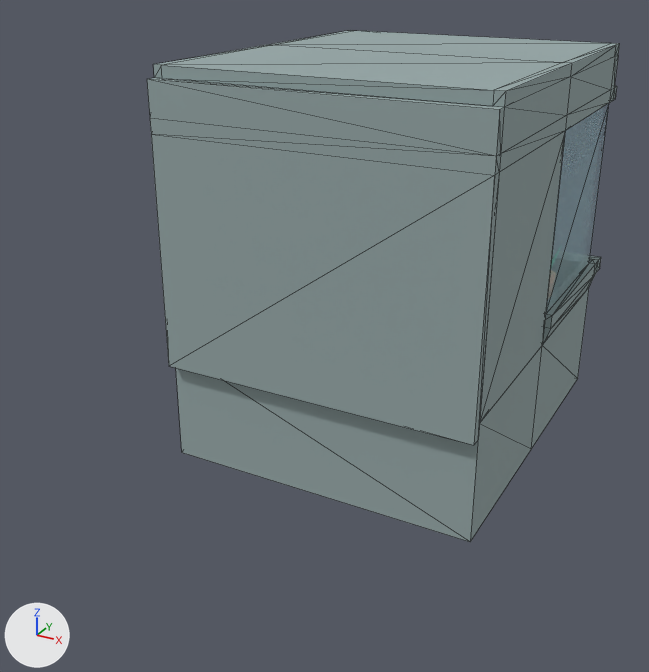
What one commit did to the glTF model public/crazytaxi/models/the_shop.glb.
Rendered twice from a 50 mm lens placed at (-4.32, -18.37, 4.03), pointed at (-7.52, -12.54, 1.11). Arrows for +X, +Y and +Z are at lower left; the lights stay in place. Mesh edges are drawn as thin lines. Where no turn or scale is listed for an object, it has been applied to the vertices. Vertices at the same position are counted once.

The older version as bpy lines, for what is in view:
```python
me_cube = bpy.data.meshes.new('Cube')
me_cube.from_pydata(...)  # 142 vertices, 288 faces; spans x -1.36..1.36, y -2.11..1.05, z 0.02..3.22
me_cube.materials.append(mat_metaldark)  # grey #96a7a7
me_cube_002 = bpy.data.meshes.new('Cube.002')
me_cube_002.from_pydata(...)  # 16 vertices, 28 faces; spans x -0.07..2.54, y -3.07..-2.99, z -1.55..0.71
me_cube_002.materials.append(mat_metaldark)  # grey #96a7a7
me_cube_004 = bpy.data.meshes.new('Cube.004')
me_cube_004.from_pydata(...)  # 20 vertices, 44 faces; spans x -2.54..0.07, y -1.49..0.07, z 0.21..1.68
me_cube_004.materials.append(mat_material_001)  # cyan #b1dce7
ob_back_wall = bpy.data.objects.new('back_wall', me_cube_002)
ob_back_wall.location = (-8.53, -10.12, 2.42)
ob_walls = bpy.data.objects.new('walls', me_cube)
ob_walls.location = (-7.3, -11.0, 0.0)
ob_windows = bpy.data.objects.new('windows', me_cube_004)
ob_windows.location = (-6.06, -10.12, 1.07)
```
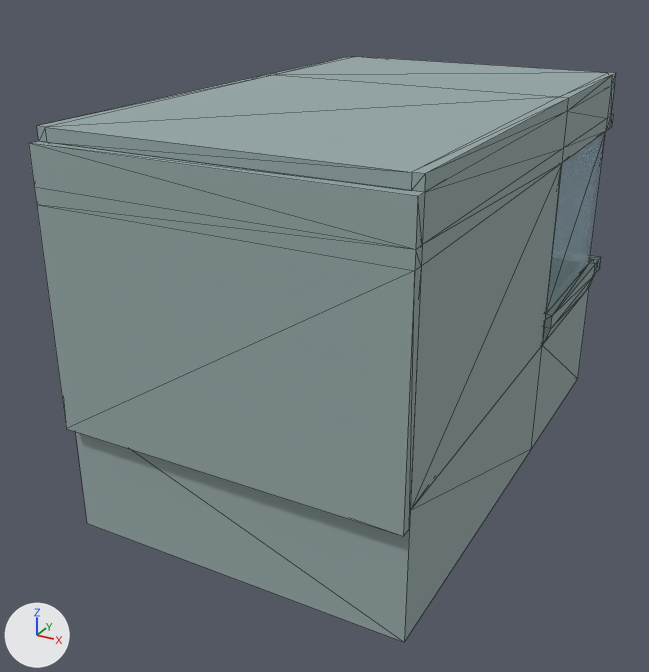
Where the newer file only moved an object's origin or applied its transform, the numbers keep the older frame.

Location of each change, (x1, y1, x2, y2) in pixels of the pictures (649 x 672 px; the box of a moved part takes in the faces that stretch with it):
'walls', reshaped (24% wider, 14% taller): before (153, 30, 620, 542); after (37, 56, 616, 642)
'back_wall', reshaped (11% wider, 8% taller): before (147, 78, 504, 445); after (29, 141, 425, 536)
part 1 of me_cube, moved or reshaped: before (153, 45, 572, 172); after (37, 75, 569, 266)
part 2 of me_cube, moved or reshaped: before (176, 131, 565, 542); after (76, 164, 562, 642)
part 3 of me_cube, moved or reshaped: before (268, 30, 620, 130); after (267, 56, 616, 163)
part 4 of me_cube_002, moved or reshaped: before (147, 78, 504, 175); after (29, 141, 425, 271)
part 5 of me_cube_002, moved or reshaped: before (151, 134, 499, 445); after (37, 205, 421, 536)

Patch to the scene script:
```diff
--- a/public/crazytaxi/models/the_shop.glb.py
+++ b/public/crazytaxi/models/the_shop.glb.py
@@ me_cube @@
 me_cube.from_pydata(...)  # 142 vertices, 288 faces; spans x -1.36..1.36, y -2.11..1.05, z 0.02..3.22
 # used by ob_walls; location = (-7.3, -11.0, 0.0)
+# me_cube part 1: all 17 vertices in x -1.3..1.3, y -2.11, z 2.74..3.22 are moved by (0.0, -1.17, -0.24)
+# me_cube part 2: all 8 vertices in x -1.3..1.3, y -2.11, z 0.02..1.0 are moved by (0.0, -1.17, 0.0)
+# me_cube part 3: all 55 vertices in x -1.3..1.3, y -0.62..1.05, z 2.74..3.22 are moved by (0.0, 0.0, -0.24)
 me_cube.materials.append(mat_metaldark)
@@ me_cube_002 @@
 me_cube_002.from_pydata(...)  # 16 vertices, 28 faces; spans x -0.07..2.54, y -3.07..-2.99, z -1.55..0.71
 # used by ob_back_wall; location = (-8.53, -10.12, 2.42)
+# me_cube_002 part 4: all 12 vertices in x -0.07..2.54, y -3.07..-2.99, z 0.32..0.71 are moved by (0.0, -1.17, -0.24)
+# me_cube_002 part 5: all 4 vertices in x -0.07..2.54, y -3.07..-2.99, z -1.55 are moved by (0.0, -1.17, 0.0)
 me_cube_002.materials.append(mat_metaldark)
```
